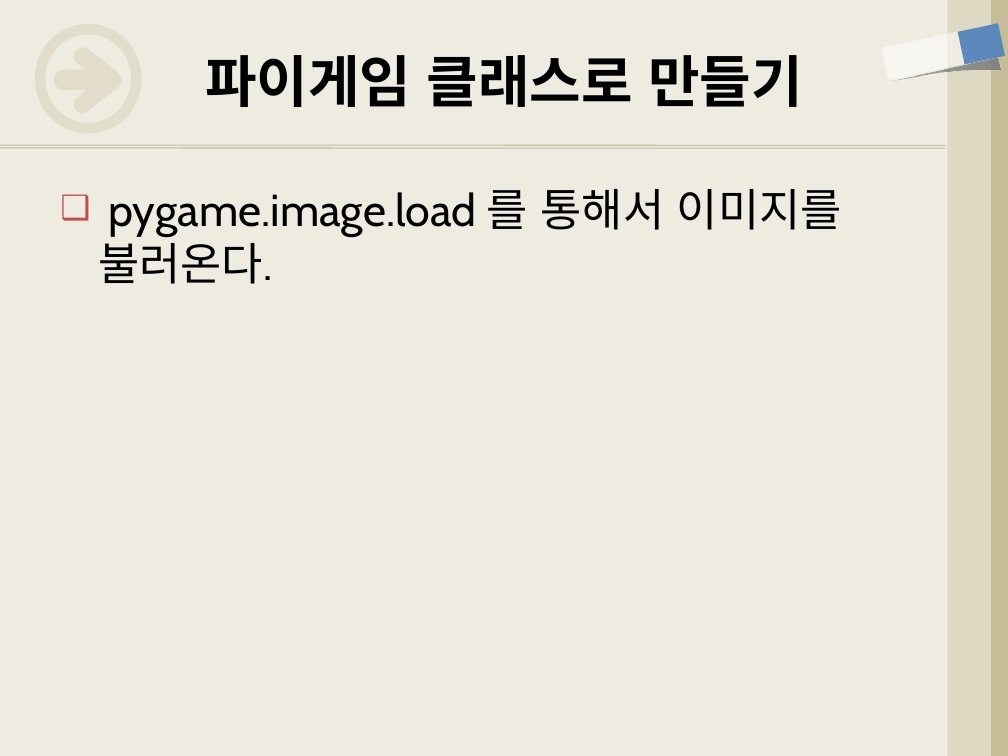
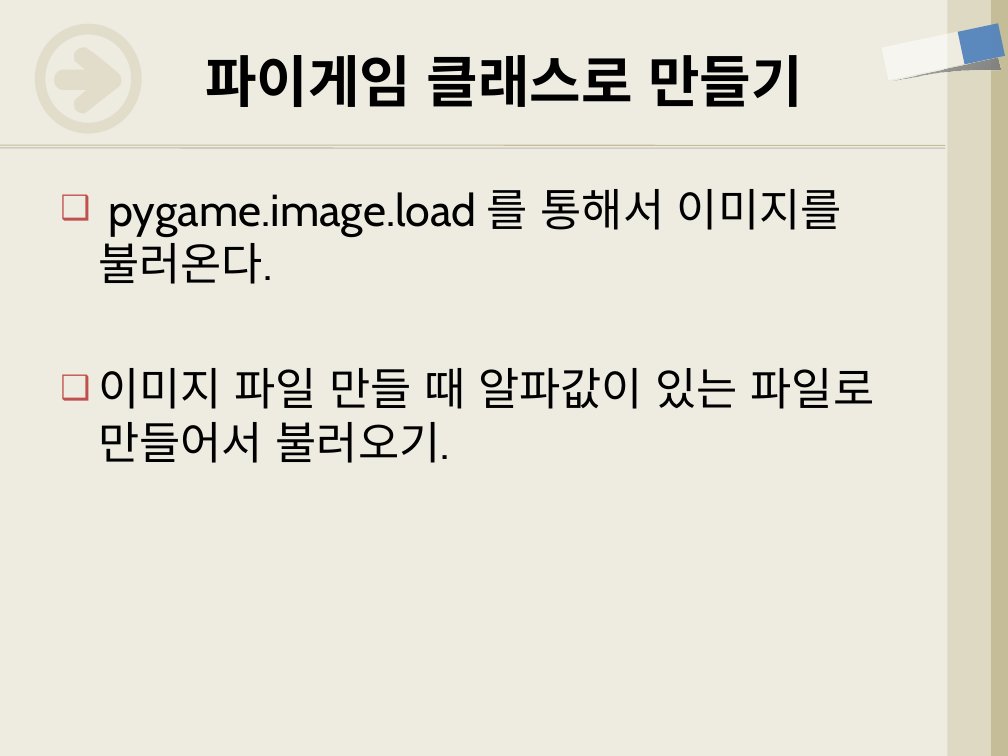
Before and after one commit to freshmea/weizman_python_class, a slide deck: slide 3 of textbook/파이썬5-2교시.pptx. Drawn at 1008x756 pixels with LibreOffice and Linux fonts; fonts in the diff are those of the drawing. Boxes give left, top, right and bottom in pixels: in the first picture for what was removed or moved away, otherwise in the second. Text is boxed around its words. In the diff, an @@ line names an element or a change of style, - is before the commit and + after.

```diff
--- a/textbook/파이썬5-2교시.pptx
+++ b/textbook/파이썬5-2교시.pptx
@@ text at (x1=98, y1=368, x2=875, y2=463): paragraph added @@
+❑ 이미지 파일 만들 때 알파값이 있는 파일로 만들어서 불러오기.
```
Also in this commit, not shown: 2 other slides changed, 1 slide added.
